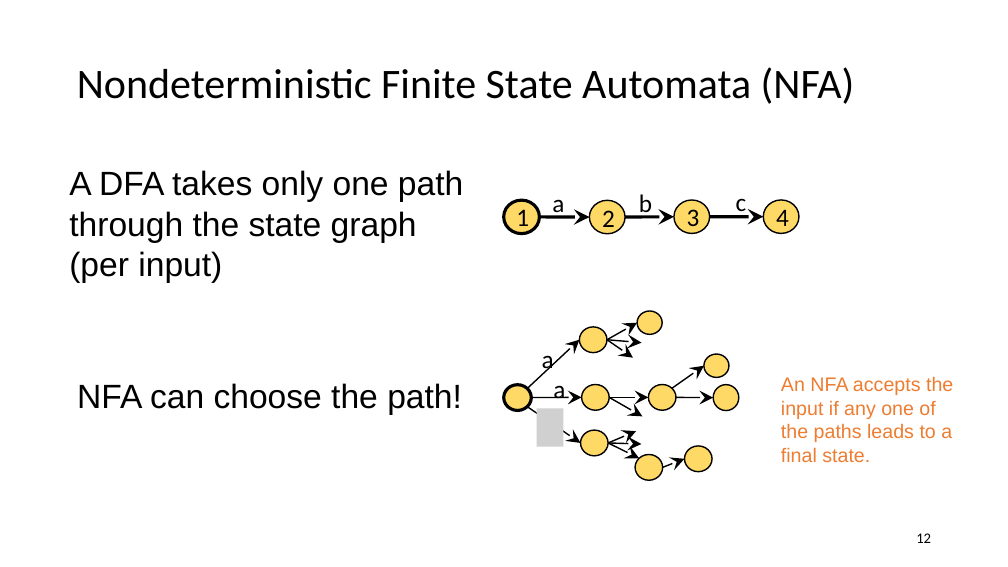
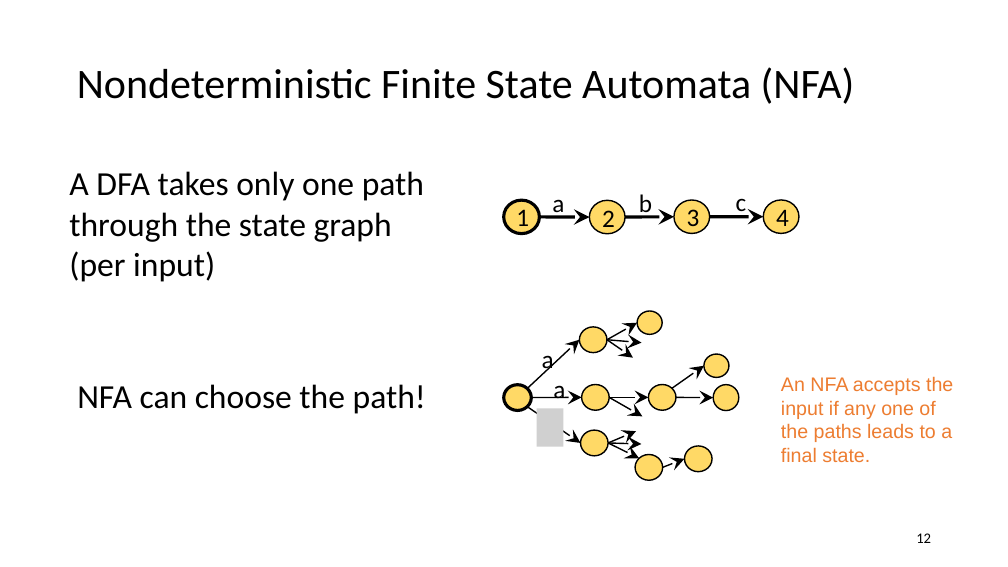
Before and after one commit to anoopsarkar/compilers-class, a slide deck: slide 12 of assets/ppt/lex/lex4-regexps-as-automata.pptx. Drawn at 1008x567 pixels with LibreOffice and Linux fonts; fonts in the diff are those of the drawing; grey boxes stand for pictures. Boxes give left, top, right and bottom in pixels: in the first picture for what was removed or moved away, otherwise in the second. Text is boxed around its words. In the diff, an @@ line names an element or a change of style, - is before the commit and + after.

```diff
--- a/assets/ppt/lex/lex4-regexps-as-automata.pptx
+++ b/assets/ppt/lex/lex4-regexps-as-automata.pptx
@@ text "A DFA takes only one ..." at box(69, 171, 424, 282): font Arial to Calibri @@
@@ text "NFA can choose the path!" at box(77, 384, 426, 414): font Arial to Calibri @@
```
Also in this commit, not shown: 8 other slides changed, 5 other files.
